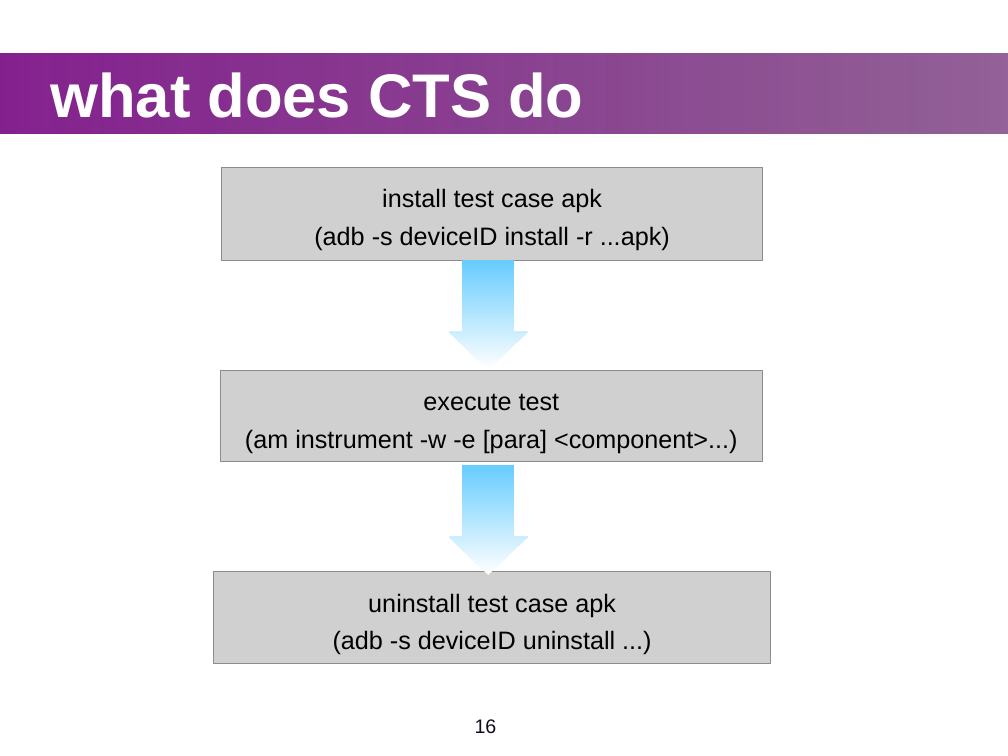
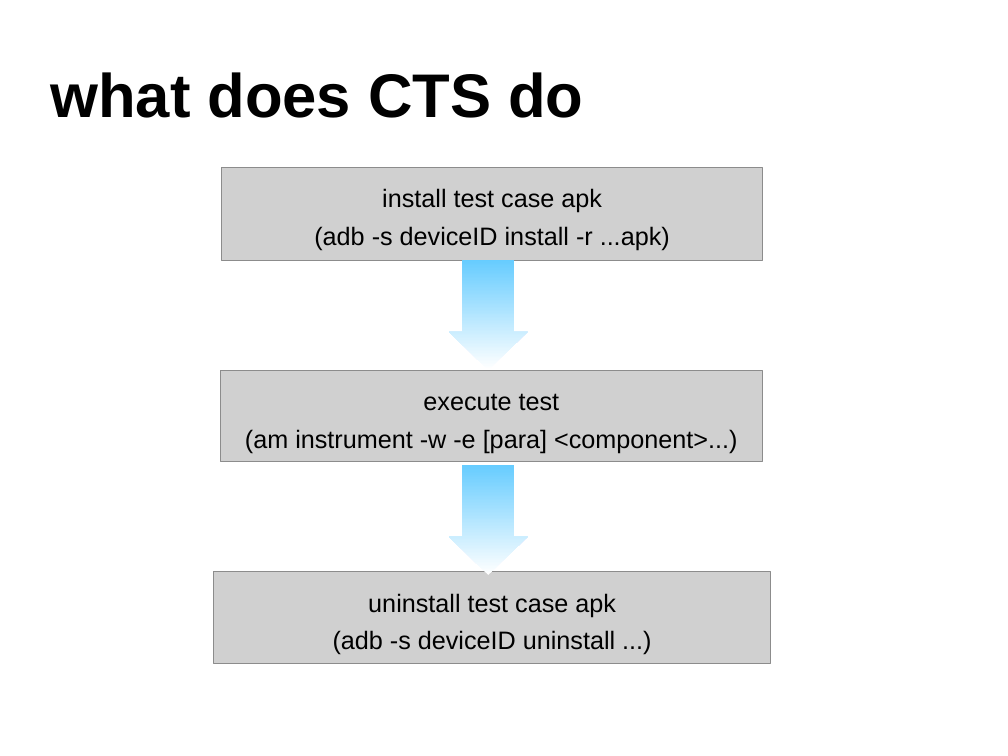
Before and after one commit to widerules/system-information, a slide deck: slide 15 of cts/CTS-training.ppt (slide 16 before the commit). Drawn at 1008x756 pixels with LibreOffice and Linux fonts; fonts in the diff are those of the drawing; grey boxes stand for pictures; background and template pictures are left out. Boxes give left, top, right and bottom in pixels: in the first picture for what was removed or moved away, otherwise in the second. Text is boxed around its words. In the diff, an @@ line names an element or a change of style, - is before the commit and + after.

```diff
--- a/cts/CTS-training.ppt
+++ b/cts/CTS-training.ppt
@@ text "what does CTS do" at (x1=50, y1=72, x2=583, y2=118): text colour #FFFFFF to #000000 @@
@@ rectangle removed at (x1=0, y1=53, x2=1008, y2=133) @@
@@ page number removed at (x1=475, y1=719, x2=497, y2=733) @@
-16
```
Also in this commit, not shown: 40 other slides changed, 1 slide added, 2 slides removed.
